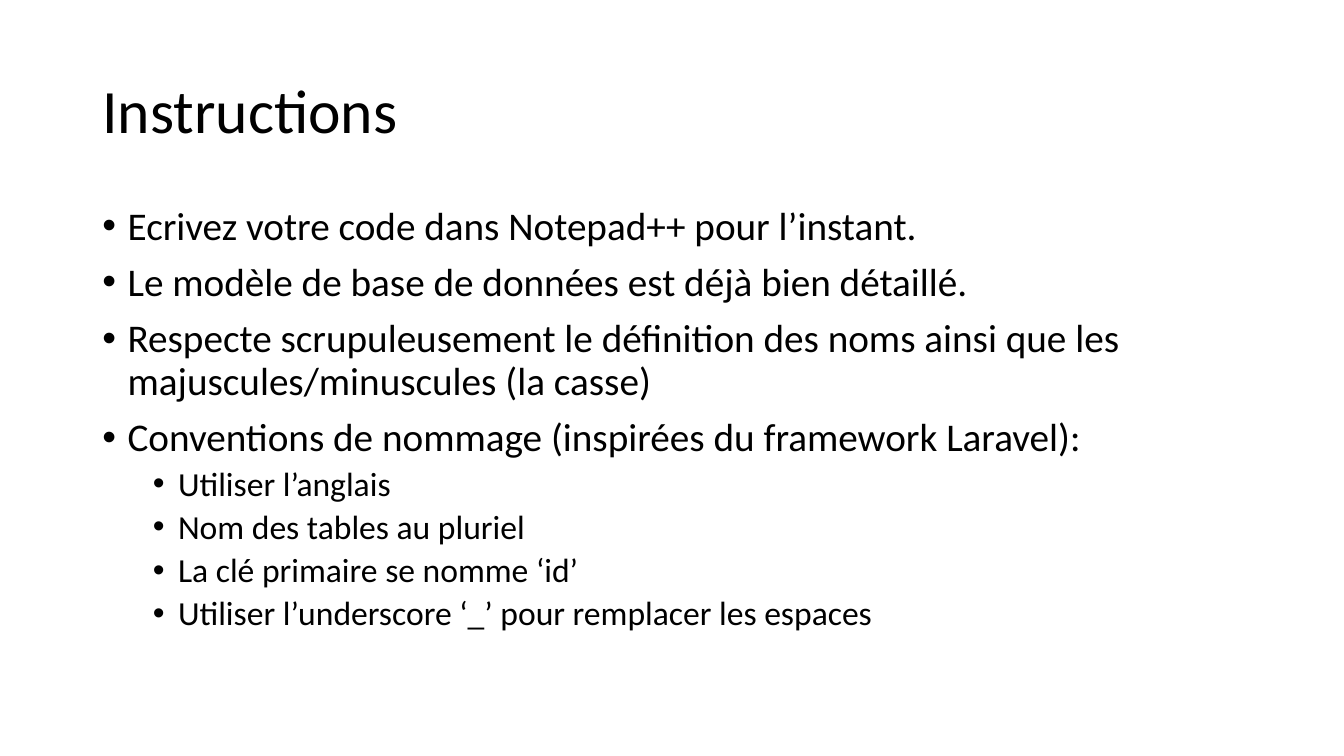
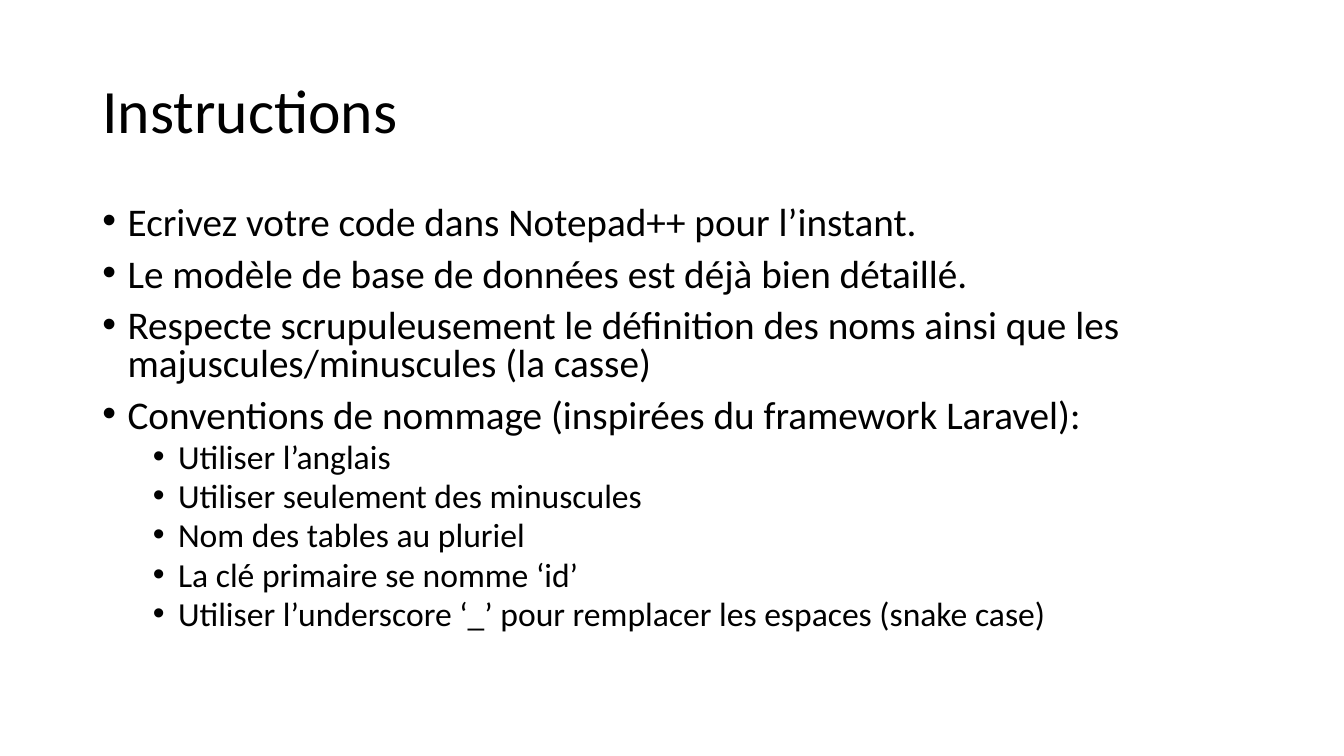
Before and after one commit to zeemil/ecoleit-1sql, a slide deck: slide 7 of 02 - Exercices SQL.pptx. Drawn at 1344x756 pixels with LibreOffice and Linux fonts; fonts in the diff are those of the drawing. Boxes give left, top, right and bottom in pixels: in the first picture for what was removed or moved away, otherwise in the second. Text is boxed around its words. In the diff, an @@ line names an element or a change of style, - is before the commit and + after.

```diff
--- a/02 - Exercices SQL.pptx
+++ b/02 - Exercices SQL.pptx
@@ text at [128, 208, 1119, 593]: line spacing 0.9 to 0.8 @@
@@ text at [178, 484, 642, 509]: paragraph added @@
+  • Utiliser seulement des minuscules
@@ text at [178, 601, 1045, 632]: text changed @@
-  • Utiliser l’underscore ‘_’ pour remplacer les espaces
+  • Utiliser l’underscore ‘_’ pour remplacer les espaces (snake case)
```
Also in this commit, not shown: 1 other file.
